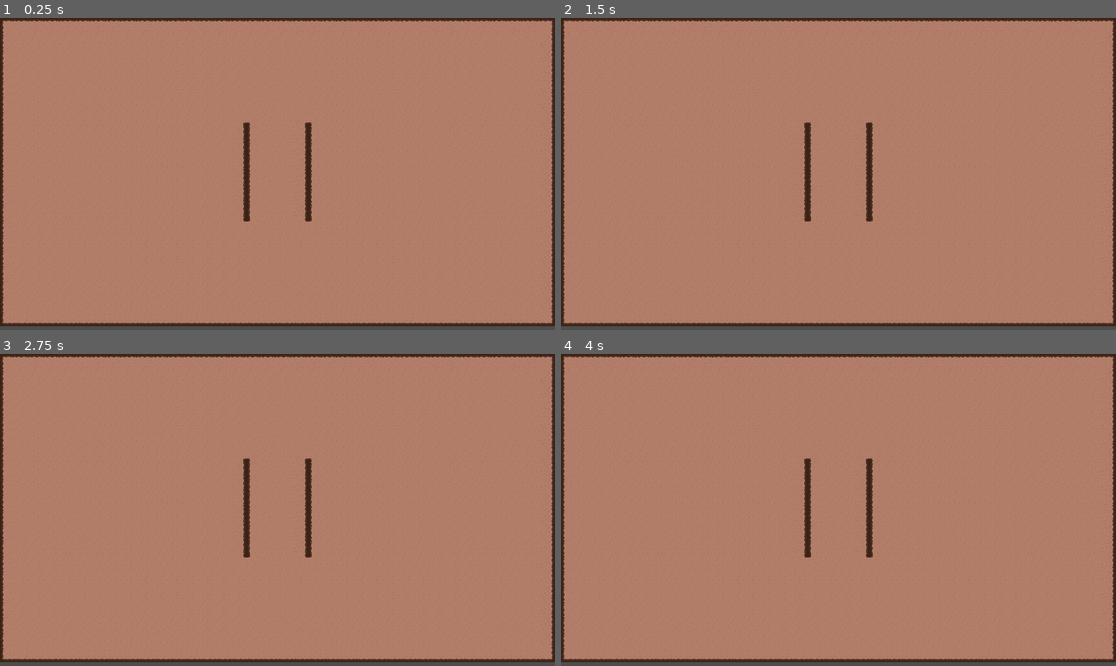
Above: before the commit, frames 1-4 (two rows, left to right).
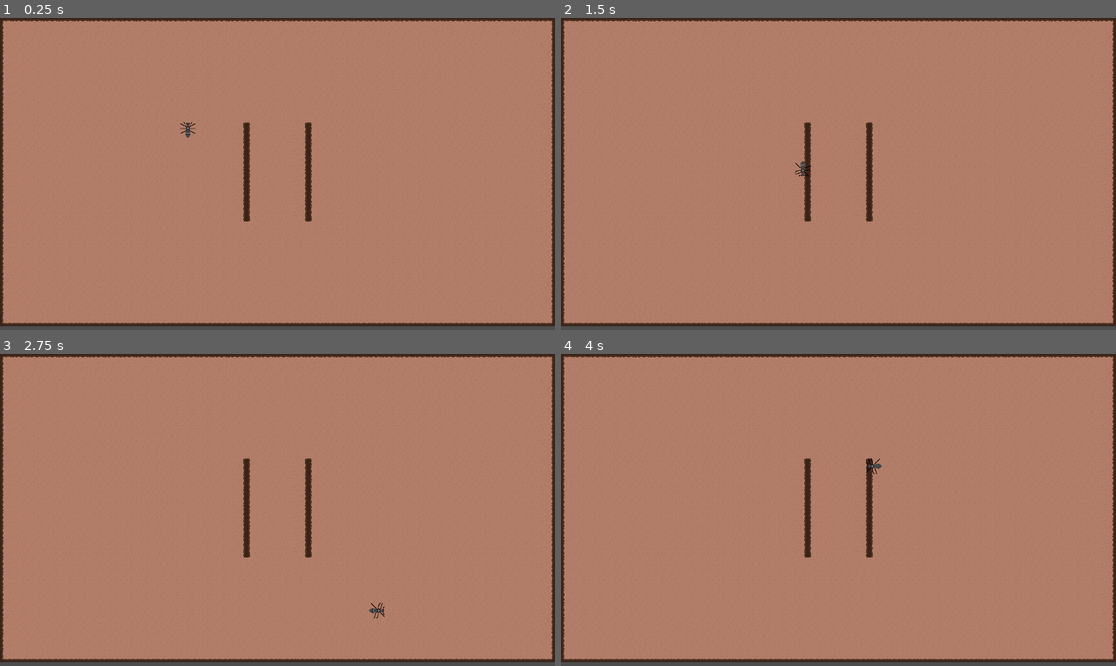
Above: after the commit, the same moments.

Repository: Poppi75/Battants
Game: Godot game, scene res://scenes/maps/dev_test_map.tscn
Same seed, same stepped clock (60 frames per second), same inputs: the game is played once before the commit and once after it. Before the commit the project has no main scene; this scene is started directly in both runs.
Inputs:
- Up to frame 1 (0.25 s): no input
- Up to frame 2 (1.5 s): tap Enter at 0.5 s; hold D (right, bound only after the commit) 0.53-1.28 s; tap Space at 1.25 s; hold S (down, bound only after the commit) from 1.28 s (still down)
- Up to frame 3 (2.75 s): release S (down, bound only after the commit) at 2.03 s; hold D (right, bound only after the commit) from 2.03 s (still down)
- Up to frame 4 (4 s): release D (right, bound only after the commit) at 2.78 s; hold W (up, bound only after the commit) 2.78-3.53 s; hold A (left, bound only after the commit) from 3.53 s (still down)

The runs differ from the first frame. In frame 1, less than 0.1% of the frame differs, in the area x 32-36%, y 33-39%; in frame 2, less than 0.1%; in frame 3, less than 0.1%; in frame 4, less than 0.1%.

Commit message:
player perus movement

Diff:
--- a/project.godot
+++ b/project.godot
@@ -11,7 +11,31 @@
 [application]
 
 config/name="Battants"
+run/main_scene="uid://d1yyoovjp18qw"
 config/features=PackedStringArray("4.5", "Forward Plus")
+
+[input]
+
+up={
+"deadzone": 0.2,
+"events": [Object(InputEventKey,"resource_local_to_scene":false,"resource_name":"","device":-1,"window_id":0,"alt_pressed":false,"shift_pressed":false,"ctrl_pressed":false,"meta_pressed":false,"pressed":false,"keycode":0,"physical_keycode":87,"key_label":0,"unicode":119,"location":0,"echo":false,"script":null)
+]
+}
+down={
+"deadzone": 0.2,
+"events": [Object(InputEventKey,"resource_local_to_scene":false,"resource_name":"","device":-1,"window_id":0,"alt_pressed":false,"shift_pressed":false,"ctrl_pressed":false,"meta_pressed":false,"pressed":false,"keycode":0,"physical_keycode":83,"key_label":0,"unicode":115,"location":0,"echo":false,"script":null)
+]
+}
+left={
+"deadzone": 0.2,
+"events": [Object(InputEventKey,"resource_local_to_scene":false,"resource_name":"","device":-1,"window_id":0,"alt_pressed":false,"shift_pressed":false,"ctrl_pressed":false,"meta_pressed":false,"pressed":false,"keycode":0,"physical_keycode":65,"key_label":0,"unicode":97,"location":0,"echo":false,"script":null)
+]
+}
+right={
+"deadzone": 0.2,
+"events": [Object(InputEventKey,"resource_local_to_scene":false,"resource_name":"","device":-1,"window_id":0,"alt_pressed":false,"shift_pressed":false,"ctrl_pressed":false,"meta_pressed":false,"pressed":false,"keycode":0,"physical_keycode":68,"key_label":0,"unicode":100,"location":0,"echo":false,"script":null)
+]
+}
 
 [rendering]
 
--- a/scenes/maps/dev_test_map.tscn
+++ b/scenes/maps/dev_test_map.tscn
@@ -1,5 +1,6 @@
-[gd_scene load_steps=7 format=4 uid="uid://d1yyoovjp18qw"]
+[gd_scene load_steps=8 format=4 uid="uid://d1yyoovjp18qw"]
 
+[ext_resource type="PackedScene" uid="uid://c5ssdxqxonm5f" path="res://scenes/player.tscn" id="1_jiati"]
 [ext_resource type="Texture2D" uid="uid://d30psi7s36ry" path="res://assets/tilemaps/matto_proto_parempi.png" id="1_rmdl4"]
 [ext_resource type="Texture2D" uid="uid://chlyxd6sapijb" path="res://assets/tilemaps/matto_tile_proto.png" id="2_jiati"]
 
@@ -37,7 +38,7 @@
 [sub_resource type="TileSet" id="TileSet_vnhni"]
 tile_size = Vector2i(32, 32)
 physics_layer_0/collision_layer = 1
-physics_layer_0/collision_mask = 7
+physics_layer_0/collision_mask = 3
 sources/1 = SubResource("TileSetAtlasSource_8cefm")
 
 [sub_resource type="TileSetAtlasSource" id="TileSetAtlasSource_60ioe"]
@@ -98,3 +99,6 @@
 z_index = 1
 tile_map_data = PackedByteArray("AAABAAEAAAAEAAAAAAABAAIAAAAEAAAAAAABAAMAAAAEAAAAAAABAAQAAAAEAAAAAAABAAUAAAAEAAAAAAABAA …(9200 unchanged characters)…
 tile_set = SubResource("TileSet_lf8kp")
+
+[node name="Player" parent="." instance=ExtResource("1_jiati")]
+position = Vector2(390, 233)
--- /dev/null
+++ b/scenes/player.tscn
@@ -0,0 +1,70 @@
+[gd_scene load_steps=10 format=3 uid="uid://c5ssdxqxonm5f"]
+
+[ext_resource type="Texture2D" uid="uid://ccucie5skwdq6" path="res://assets/player/mulkku_kavely_ja_idle.png" id="1_3vyb7"]
+[ext_resource type="Script" uid="uid://2p252dxqsj6g" path="res://scripts/player.gd" id="1_g2els"]
+
+[sub_resource type="AtlasTexture" id="AtlasTexture_3vyb7"]
+atlas = ExtResource("1_3vyb7")
+region = Rect2(0, 0, 32, 32)
+
+[sub_resource type="AtlasTexture" id="AtlasTexture_g2els"]
+atlas = ExtResource("1_3vyb7")
+region = Rect2(0, 0, 32, 32)
+
+[sub_resource type="AtlasTexture" id="AtlasTexture_qhqgy"]
+atlas = ExtResource("1_3vyb7")
+region = Rect2(32, 0, 32, 32)
+
+[sub_resource type="AtlasTexture" id="AtlasTexture_dqkch"]
+atlas = ExtResource("1_3vyb7")
+region = Rect2(64, 0, 32, 32)
+
+[sub_resource type="AtlasTexture" id="AtlasTexture_qlg0r"]
+atlas = ExtResource("1_3vyb7")
+region = Rect2(96, 0, 32, 32)
+
+[sub_resource type="SpriteFrames" id="SpriteFrames_tuyoq"]
+animations = [{
+"frames": [{
+"duration": 1.0,
+"texture": SubResource("AtlasTexture_3vyb7")
+}],
+"loop": true,
+"name": &"idle",
+"speed": 5.0
+}, {
+"frames": [{
+"duration": 1.0,
+"texture": SubResource("AtlasTexture_g2els")
+}, {
+"duration": 1.0,
+"texture": SubResource("AtlasTexture_qhqgy")
+}, {
+"duration": 1.0,
+"texture": SubResource("AtlasTexture_dqkch")
+}, {
+"duration": 1.0,
+"texture": SubResource("AtlasTexture_qlg0r")
+}],
+"loop": true,
+"name": &"walk",
+"speed": 8.0
+}]
+
+[sub_resource type="CapsuleShape2D" id="CapsuleShape2D_g2els"]
+radius = 3.0
+height = 28.0
+
+[node name="Player" type="CharacterBody2D"]
+z_index = 20
+collision_layer = 2
+collision_mask = 5
+script = ExtResource("1_g2els")
+
+[node name="AnimatedSprite2D" type="AnimatedSprite2D" parent="."]
+sprite_frames = SubResource("SpriteFrames_tuyoq")
+animation = &"idle"
+frame_progress = 0.08797325
+
+[node name="CollisionShape2D" type="CollisionShape2D" parent="."]
+shape = SubResource("CapsuleShape2D_g2els")
--- /dev/null
+++ b/scripts/player.gd
@@ -0,0 +1,23 @@
+extends CharacterBody2D
+
+@export var speed := 400
+@onready var anim: AnimatedSprite2D = $AnimatedSprite2D
+var last_facing_angle := 0.0  # radians; 0 = facing up
+
+func get_input():
+	var input_direction = Input.get_vector("left", "right", "up", "down")
+	velocity = input_direction * speed
+
+	if input_direction == Vector2.ZERO:
+		# Keep facing the last direction when idle
+		anim.rotation = last_facing_angle
+		anim.play("idle")
+	else:
+		# Update facing to movement direction (diagonals = ~45°)
+		last_facing_angle = Vector2.UP.angle_to(input_direction)
+		anim.rotation = last_facing_angle
+		anim.play("walk")
+
+func _physics_process(_delta):
+	get_input()
+	move_and_slide()
Binary file added: assets/player/mulkku_kavely_ja_idle.png
Not shown, added: assets/player/mulkku_kavely_ja_idle.png.import
Not shown, added: scripts/player.gd.uid
